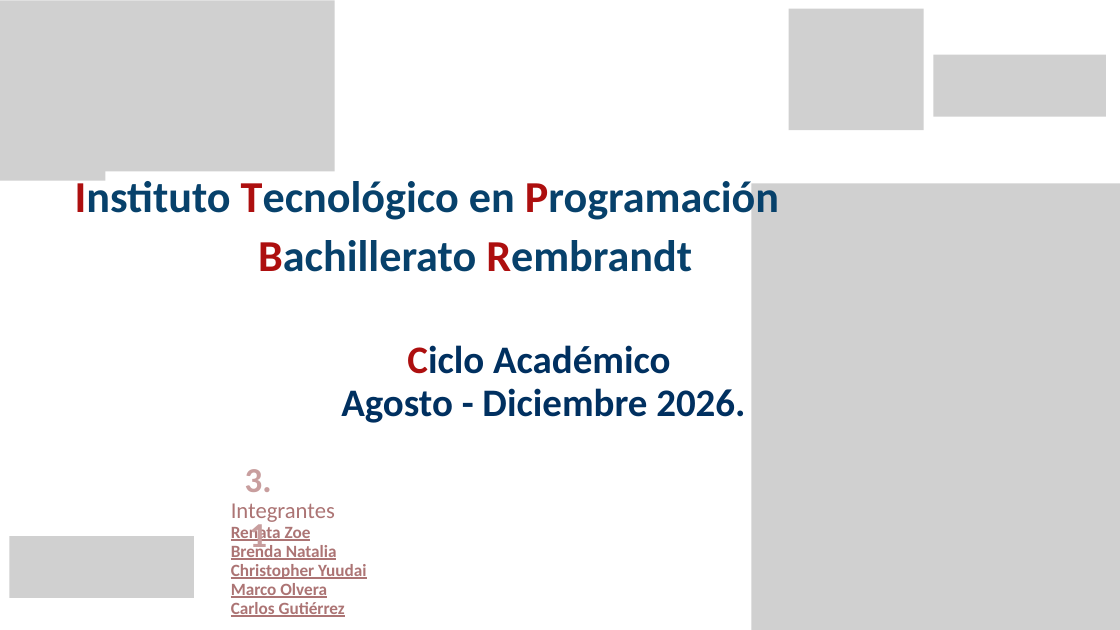
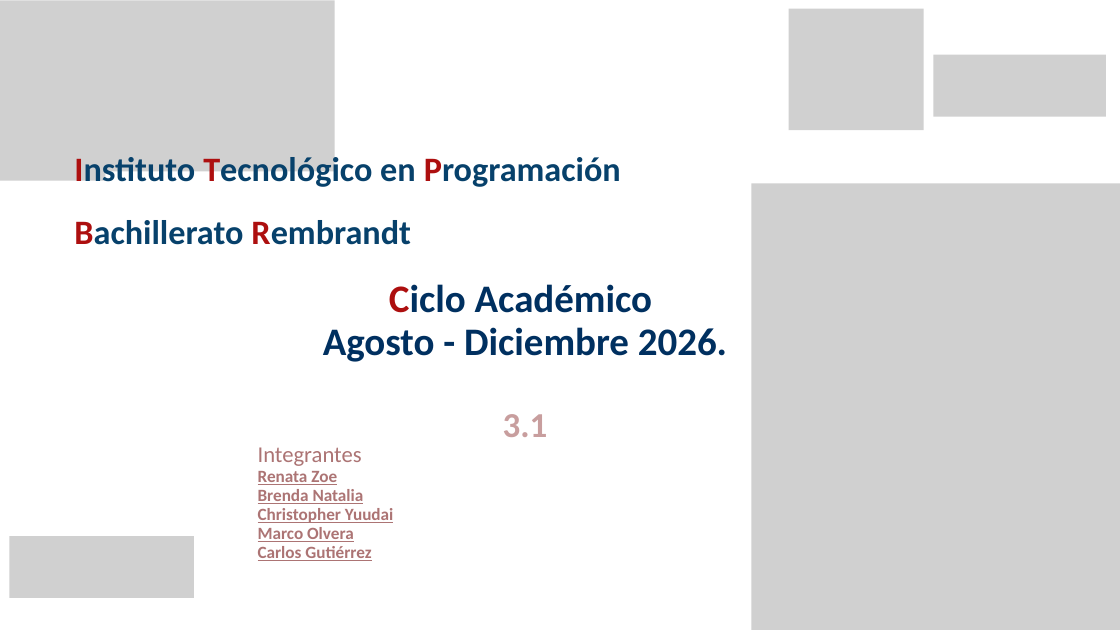
Before and after one commit to ejercitopalomazi9111-arch/mazi-central, a slide deck: slide 1 of fadori/presentacion/Fadori-STEAM.pptx. Drawn at 1120x630 pixels with LibreOffice and Linux fonts; fonts in the diff are those of the drawing; grey boxes stand for pictures. Boxes give left, top, right and bottom in pixels: in the first picture for what was removed or moved away, otherwise in the second. Text is boxed around its words. In the diff, an @@ line names an element or a change of style, - is before the commit and + after.

```diff
--- a/fadori/presentacion/Fadori-STEAM.pptx
+++ b/fadori/presentacion/Fadori-STEAM.pptx
@@ text "Instituto Tecnológico en Programación" moved from (x1=75, y1=175, x2=779, y2=223) to (x1=74, y1=153, x2=621, y2=190) @@
@@ text "Instituto Tecnológico en Programación" at (x1=74, y1=153, x2=621, y2=190): size 56.8 to 44 pt @@
@@ text "Bachillerato Rembrandt" at (x1=74, y1=220, x2=410, y2=245): size 56.8 to 44 pt @@
@@ text "Bachillerato Rembrandt" moved from (x1=258, y1=240, x2=692, y2=272) to (x1=74, y1=220, x2=410, y2=245) @@
@@ text "Ciclo Académico" moved from (x1=341, y1=345, x2=745, y2=423) to (x1=323, y1=284, x2=727, y2=362) @@
@@ text "3.1" rewrapped from (x1=245, y1=469, x2=272, y2=556) to (x1=503, y1=414, x2=548, y2=437) @@
@@ text "Integrantes" moved from (x1=231, y1=503, x2=366, y2=617) to (x1=258, y1=447, x2=393, y2=561) @@
```
Also in this commit, not shown: 18 other slides changed, 5 other files.
